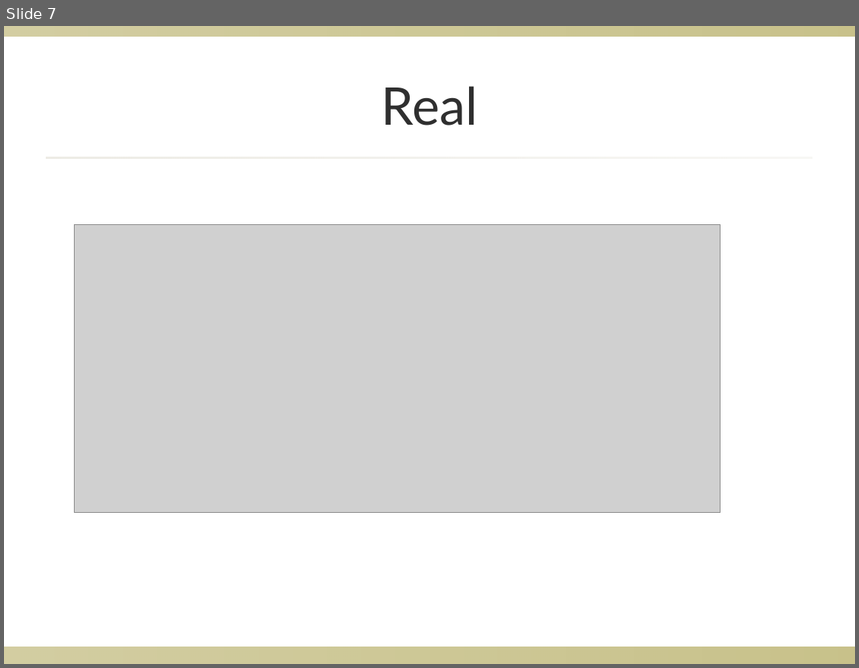
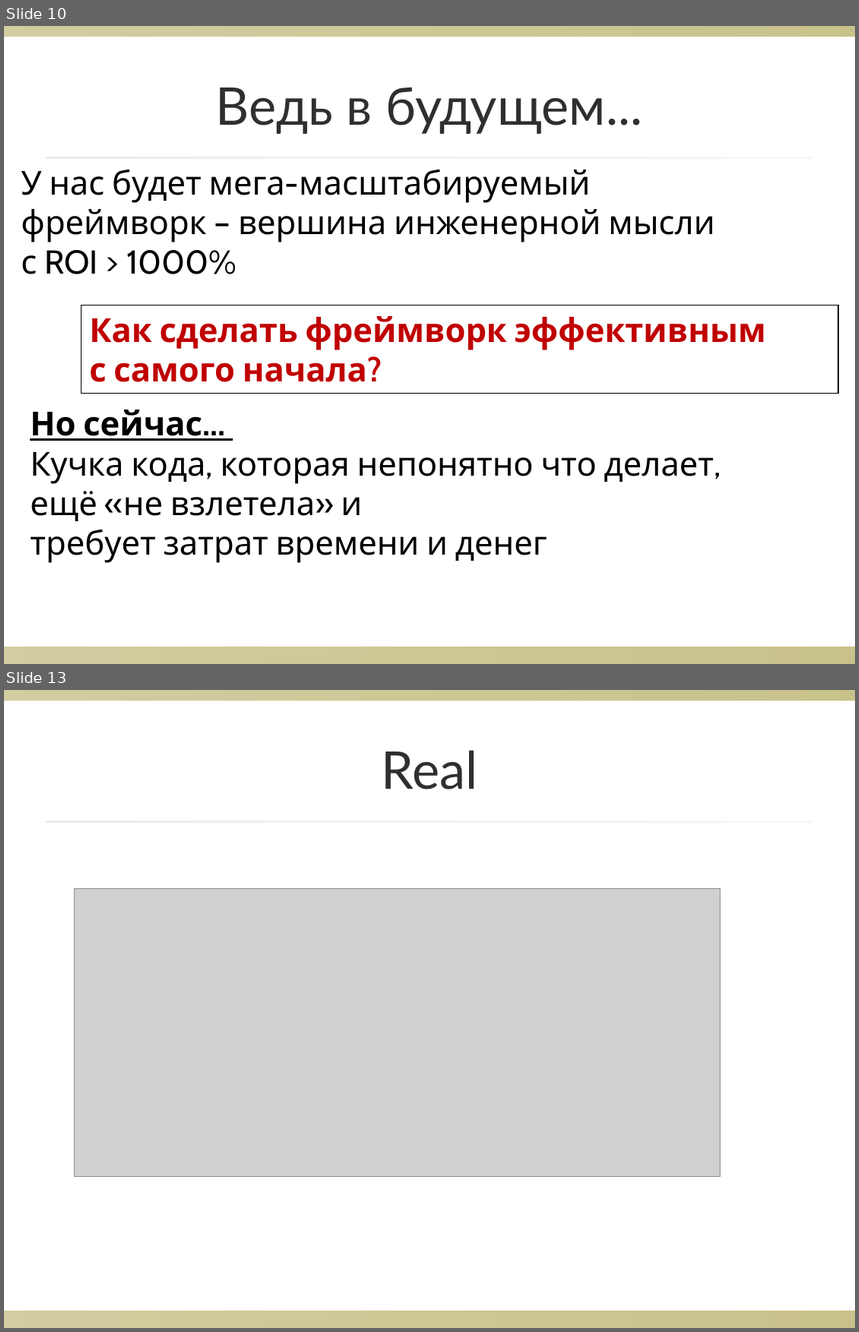
Before and after one commit to dzharii/p-secamp-2014, a slide deck: presentation/swd-page-recorder.ppt. Shown one above the other, each under a label of ours: slide 7 before the commit, slides 10 and 13 after it; the slides between them are not shown. The pictures are 859x668 and 859x1332 pixels, drawn with LibreOffice and Linux fonts; fonts in the diff are those of the drawing; grey boxes stand for pictures; background and template pictures are left out. Boxes give left, top, right and bottom in pixels: in the first picture for what was removed or moved away, otherwise in the second. Text is boxed around its words. In the diff, an @@ line names an element or a change of style, - is before the commit and + after.

```diff
--- a/presentation/swd-page-recorder.ppt
+++ b/presentation/swd-page-recorder.ppt
@@ slide 10 added at box(4, 26, 855, 664), background picture (left out); not listed: 3 template elements that a slide beside it also shows @@
@@ title added at box(216, 87, 642, 134), 44 pt, text #2F2F2F @@
+Ведь в будущем...
@@ text added at box(21, 169, 715, 275), 28 pt, text #000000 @@
+У нас будет мега-масштабируемый
+фреймворк – вершина инженерной мысли
+с ROI > 1000%
@@ rectangle added at box(81, 305, 838, 394), outline #000000 0.74 pt, 28 pt, text #C00000, bold @@
+Как сделать фреймворк эффективным
+с самого начала?
@@ text added at box(30, 410, 715, 563), 28 pt, text #000000 @@
+Но сейчас...
+Кучка кода, которая непонятно что делает,
+ещё «не взлетела» и
+требует затрат времени и денег
@@ what was slide 7 is now slide 13 @@
```
Also in this commit, not shown: 5 other slides added, 3 other files.
